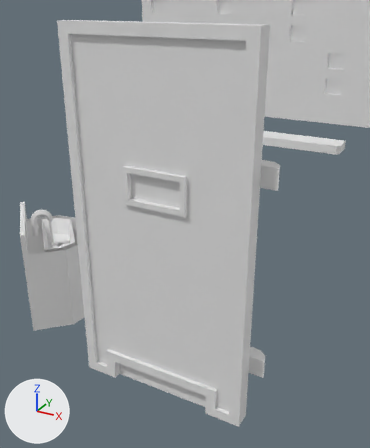
The FBX model Assets/Meshes/Cell 2.FBX, before and after one commit.
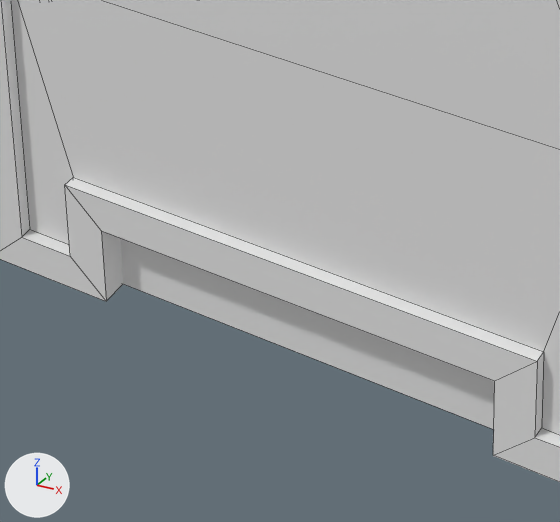
Each version appears first from a 50 mm camera at (2.55, -4.85, 3.05) aimed at (0.66, -1.41, 1.33), and next in a close-up on the part from 25% to 60% of the width and 69% to 96% of the height. Arrows for +X, +Y and +Z are at lower left; the lights stay in place. The close-ups show mesh edges as thin lines. Where no turn or scale is listed for an object, it has been applied to the vertices. Vertices at the same position are counted once.

Objects in the first close-up: 'Door'.
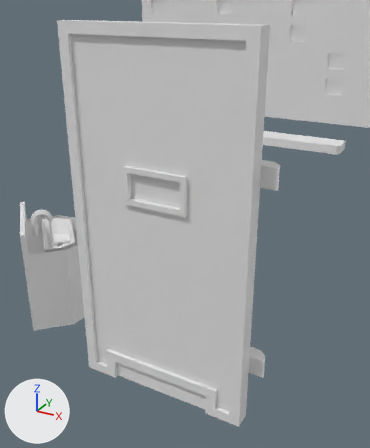
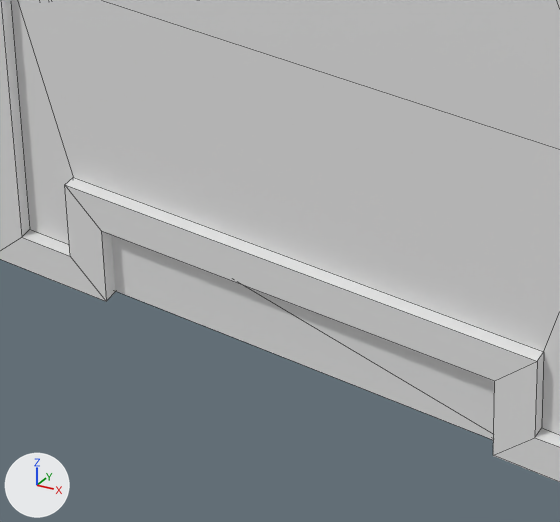
The edits, one by one:
me_mesh_021 is used by ob_trayslot; location (0.731, -1.919, 0.127).
me_mesh_021 had 4 vertices, 2 faces and spanned x -0.489..0.489, y 0.0, z -0.113..0.113.
me_mesh_021 now has 8 vertices, 12 faces and spans x -0.489..0.489, y -0.053..0.0, z -0.113..0.113.
Part 1, on me_mesh_021:
4 vertices are added at (-0.489, -0.053, -0.113), (-0.489, -0.053, 0.113), (0.489, -0.053, 0.113), (0.489, -0.053, -0.113).
10 new faces join them.
me_mesh_019 has 128 vertices, 109 faces and spans x -1.46..0.12, y -0.14..0.12, z 0.0..2.91.
me_mesh_019 is used by ob_door; location (1.463, -1.859, 0.01).
Verts and faces of me_mesh_019; kept vertices keep their numbers, new ones are numbered from 128.
Before the commit, vertices of me_mesh_019: 84 (-1.22, -0.08, 0.23), 85 (-1.22, -0.08, 0.0), 86 (-0.24, -0.08, 0.0), 87 (-0.24, -0.08, 0.23).
Part 2, on me_mesh_019:
Faces deleted: (84, 85, 86, 87).

Changed parts and their boxes [x1, y1, x2, y2] in the close-ups (560 x 522 px):
'TraySlot', reshaped (not visible before)
    after: [111, 235, 495, 440]
part 2 of me_mesh_019, deleted
    before: [120, 238, 495, 429]
